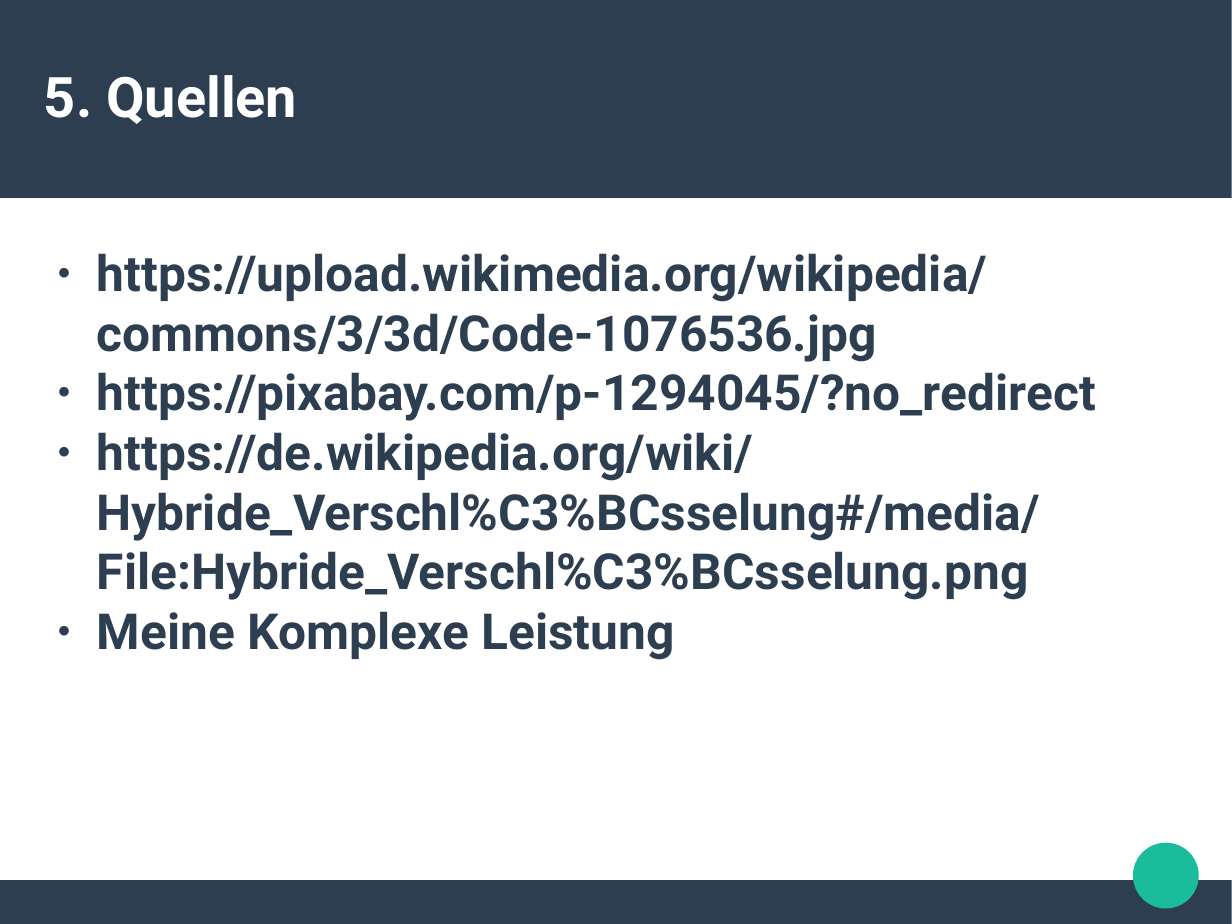
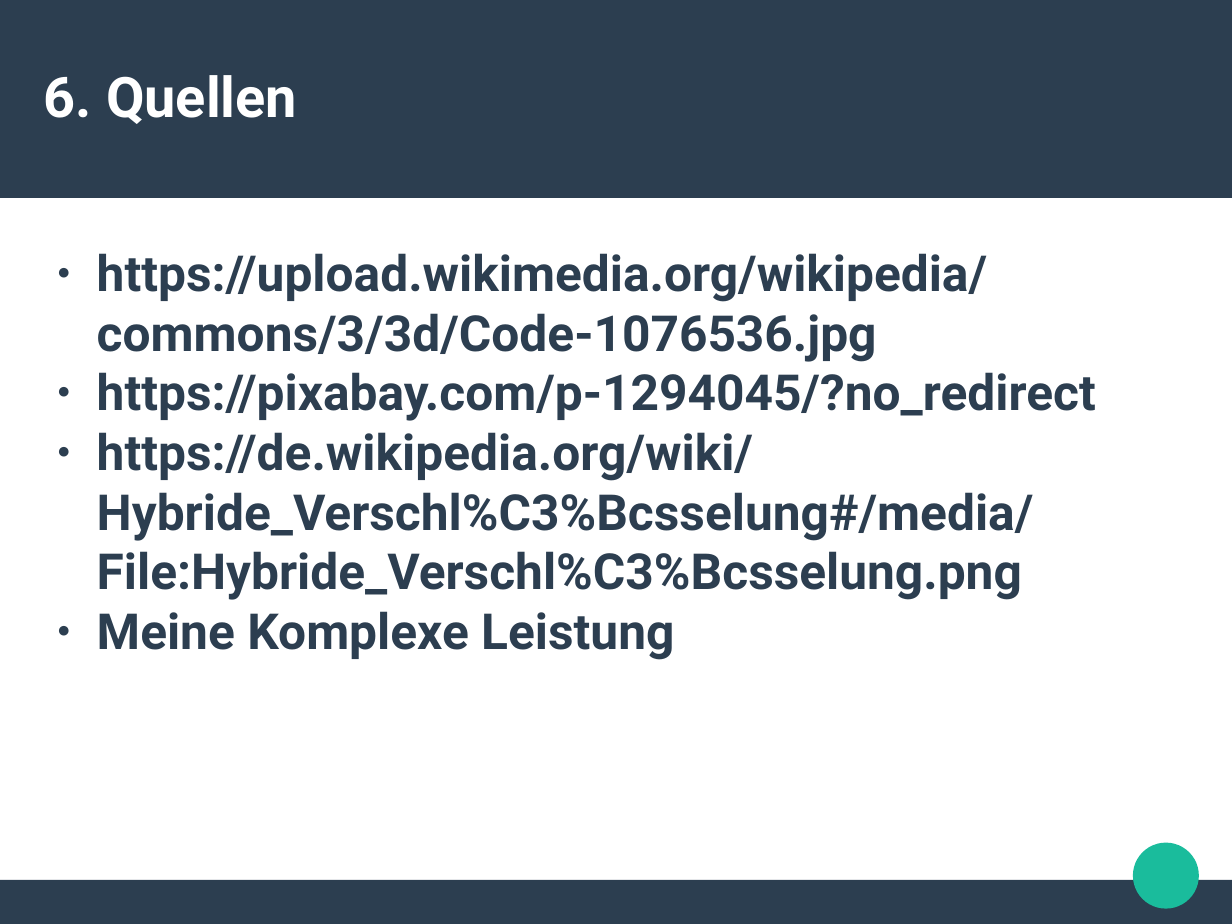
Before and after one commit to Mofiche/KL, a slide deck: slide 16 of PräKL.pptx (slide 15 before the commit). Drawn at 1232x924 pixels with LibreOffice and Linux fonts; fonts in the diff are those of the drawing. Boxes give left, top, right and bottom in pixels: in the first picture for what was removed or moved away, otherwise in the second. Text is boxed around its words. In the diff, an @@ line names an element or a change of style, - is before the commit and + after.

```diff
--- a/PräKL.pptx
+++ b/PräKL.pptx
@@ text at [44, 75, 297, 124]: text changed @@
-5. Quellen
+6. Quellen
@@ text at [97, 432, 1034, 600]: text changed @@
-● https://de.wikipedia.org/wiki/Hybride_Verschl%C3%BCsselung#/media/File:Hybride_Verschl%C3%BCsselung.png
+● https://de.wikipedia.org/wiki/Hybride_Verschl%C3%Bcsselung#/media/File:Hybride_Verschl%C3%Bcsselung.png
```
Also in this commit, not shown: 7 other slides changed, 1 slide added, 5 other files.
